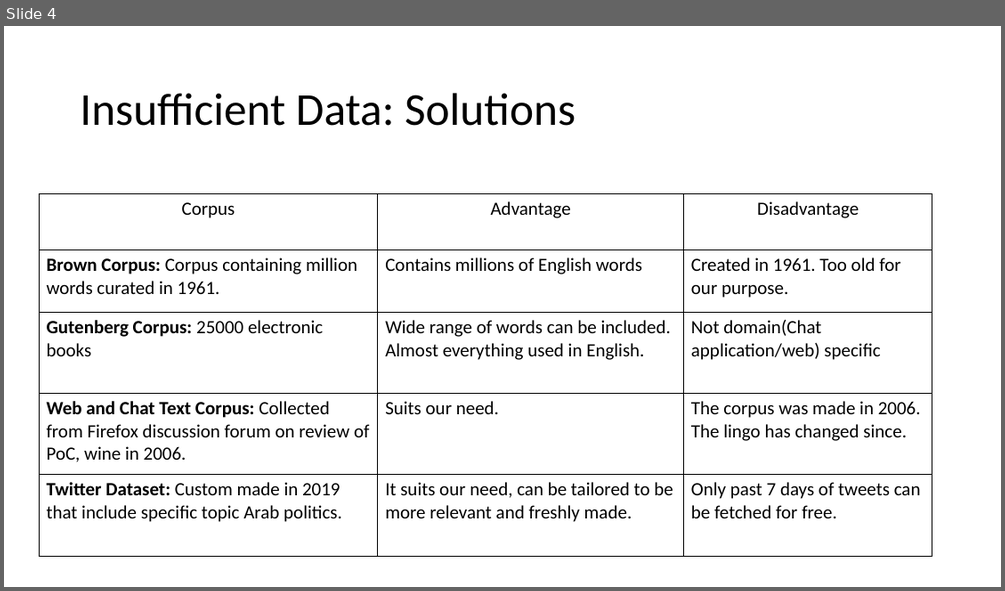
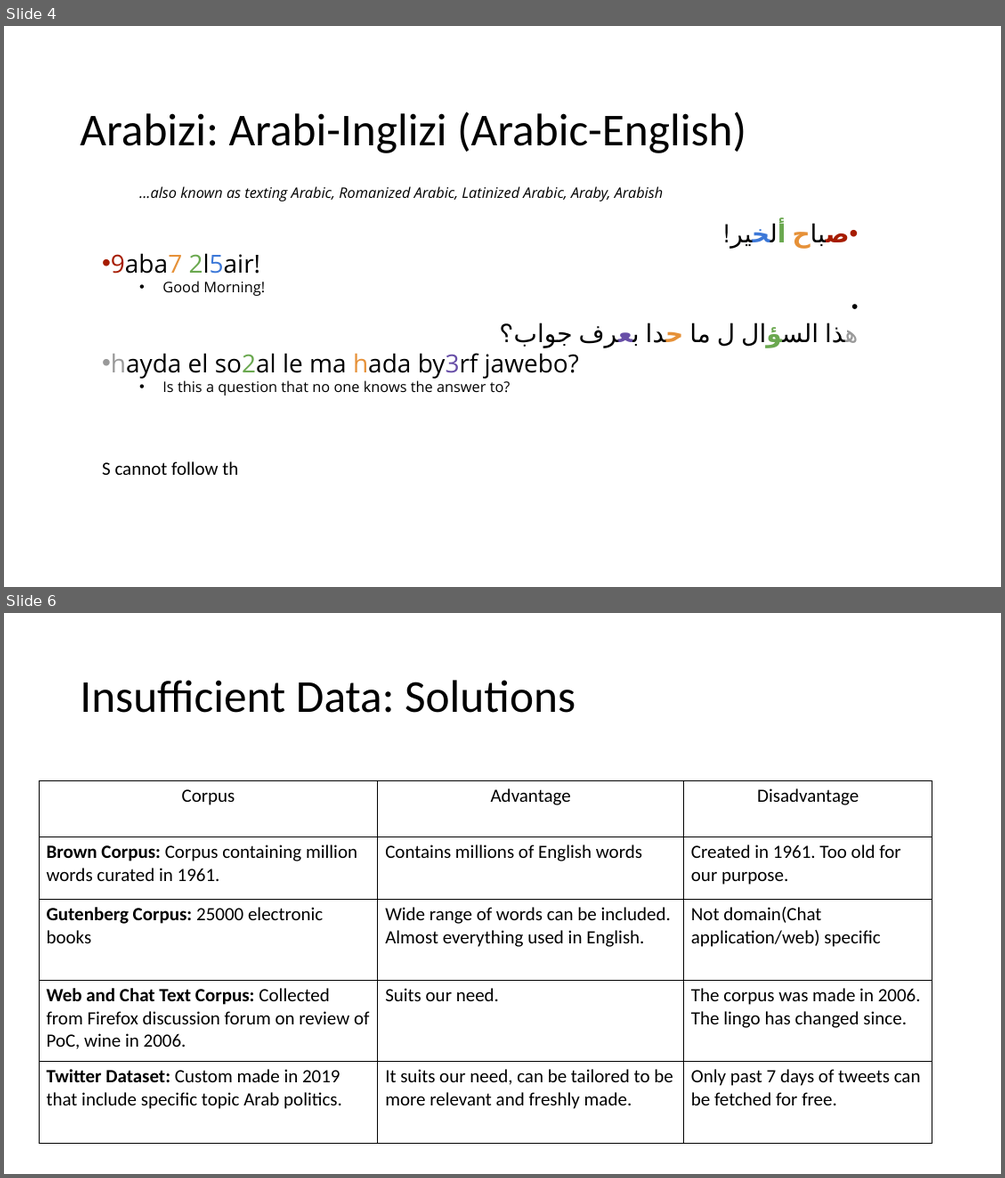
Before and after one commit to vivek18394/3rabizi-language-detection, a slide deck: Presentation/Arabizi Detection.pptx. Shown one above the other, each under a label of ours: slide 4 before the commit, slides 4 and 6 after it; the slides between them are not shown. The pictures are 1005x591 and 1005x1178 pixels, drawn with LibreOffice and Linux fonts; fonts in the diff are those of the drawing. Boxes give left, top, right and bottom in pixels: in the first picture for what was removed or moved away, otherwise in the second. Text is boxed around its words. In the diff, an @@ line names an element or a change of style, - is before the commit and + after.

```diff
--- a/Presentation/Arabizi Detection.pptx
+++ b/Presentation/Arabizi Detection.pptx
@@ slide 4 added at bbox=[4, 26, 1001, 587], background #FFFFFF @@
@@ title added at bbox=[80, 111, 746, 153], 44 pt, text #000000 @@
+Arabizi: Arabi-Inglizi (Arabic-English)
@@ text added at bbox=[111, 186, 777, 395], 14 pt, text #000000 @@
+...also known as texting Arabic, Romanized Arabic, Latinized Arabic, Araby, Arabish
+• صباح ألخير!
+• 9aba7 2l5air!
+  • Good Morning!
+• هذا السؤال ل ما حدا بعرف جواب؟
+• hayda el so2al le ma hada by3rf jawebo?
+  • Is this a question that no one knows the answer to?
@@ text added at bbox=[102, 461, 238, 475], 18 pt, text #000000 @@
+S cannot follow th
@@ what was slide 4 is now slide 6 @@
```
Also in this commit, not shown: 2 slides changed, 10 other slides added, 1 slide removed.
